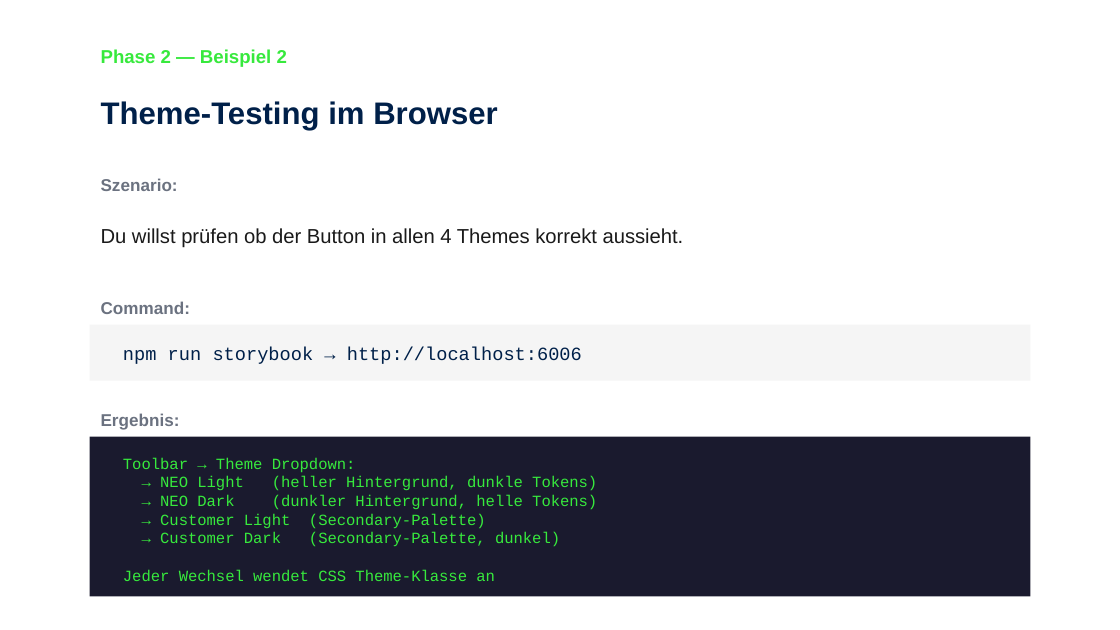
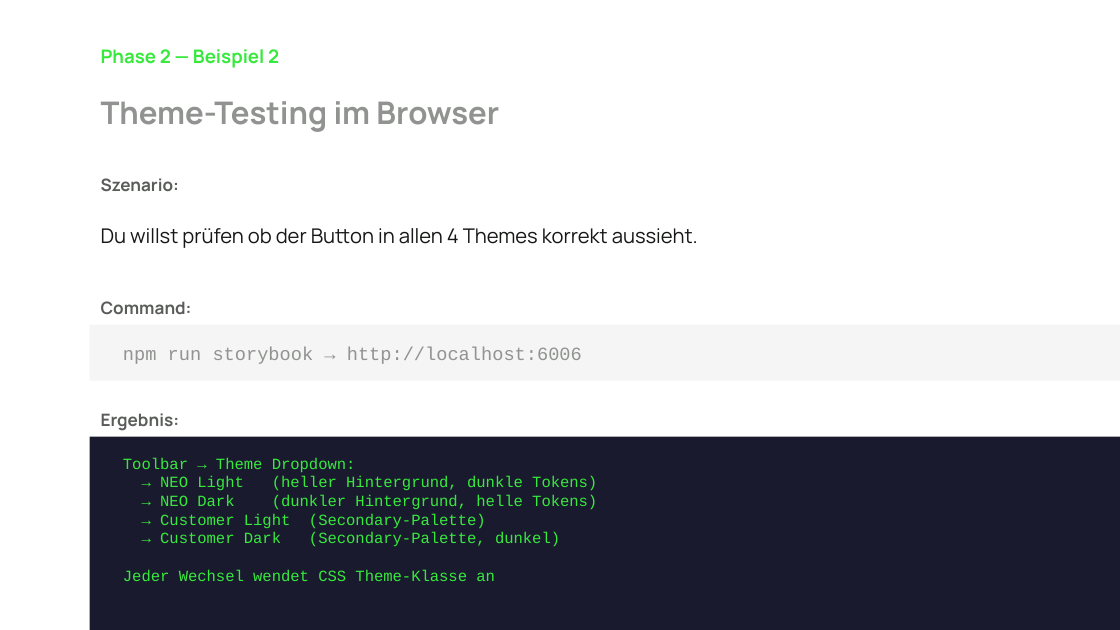
Before and after one commit to FrankMilius/NEO-DS, a slide deck: slide 16 of data/dev-process-schulung.pptx. Drawn at 1120x630 pixels with LibreOffice and Linux fonts; fonts in the diff are those of the drawing. Boxes give left, top, right and bottom in pixels: in the first picture for what was removed or moved away, otherwise in the second. Text is boxed around its words. In the diff, an @@ line names an element or a change of style, - is before the commit and + after.

```diff
--- a/data/dev-process-schulung.pptx
+++ b/data/dev-process-schulung.pptx
@@ text "Phase 2 — Beispiel 2" at (101, 49, 279, 68): font Arial to Manrope @@
@@ text "Theme-Testing im Browser" at (101, 101, 499, 132): font Arial to Manrope, text colour #002049 to #909390 @@
@@ text "Du willst prüfen ob der ..." at (101, 228, 698, 248): font Arial to Manrope, text colour #1A1A1A to #161816 @@
@@ rectangle: place and size @@
-rectangle at (90, 325, 1030, 381)
+rectangle at (90, 325, 1120, 381)
@@ rectangle at (90, 325, 1120, 381): proportions changed @@
@@ text "npm run storybook → http://localhost:6006" at (123, 347, 582, 364): text colour #002049 to #909390 @@
@@ font Arial to Manrope, text colour #6B7280 to #595C59 in 3 elements at (101, 178, 180, 191), (101, 301, 192, 314), (101, 413, 180, 431) @@
@@ rectangle at (90, 437, 1120, 630): proportions changed @@
@@ rectangle: place and size @@
-rectangle at (90, 437, 1030, 597)
+rectangle at (90, 437, 1120, 630)
```
Also in this commit, not shown: 41 other slides changed, 5 slides removed, 1 other file.
